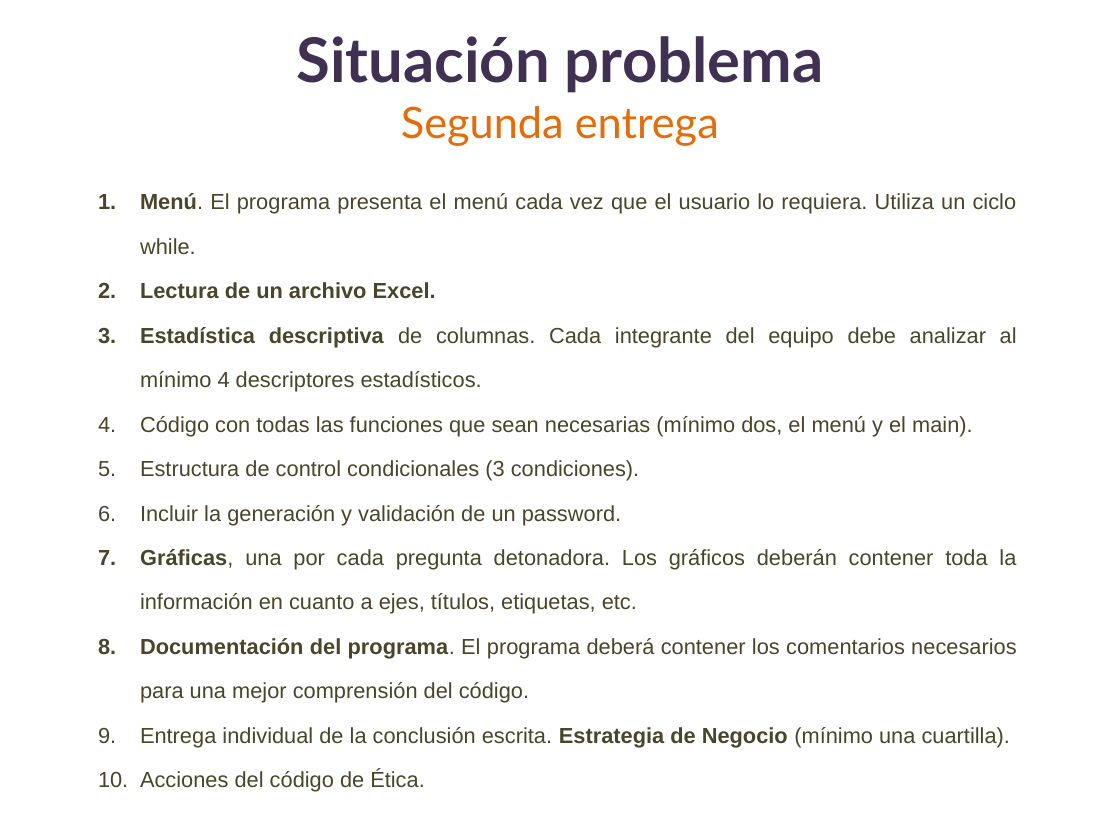
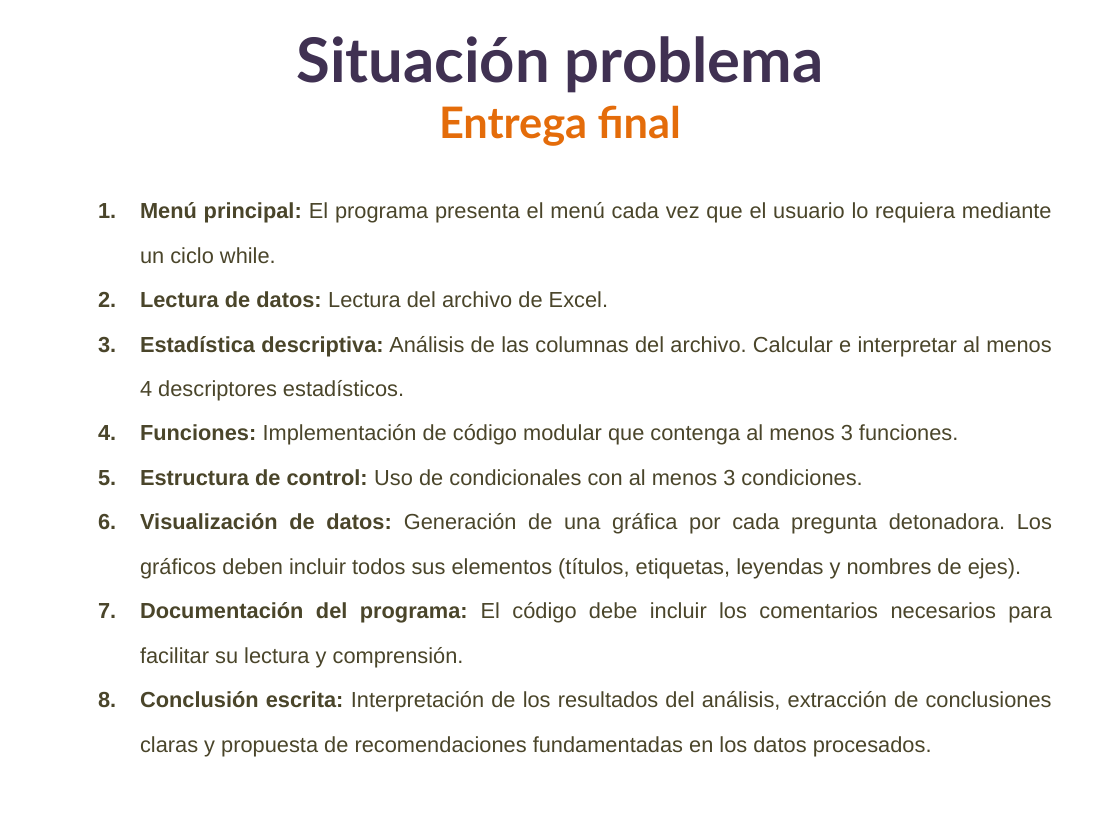
Before and after one commit to lizetheP/PensamientoC, a slide deck: slide 7 of CalendarioAgo2026/proyecto/SITUACION_PROBLEMA.pptx (slide 6 before the commit). Drawn at 1120x840 pixels with LibreOffice and Linux fonts; fonts in the diff are those of the drawing. Boxes give left, top, right and bottom in pixels: in the first picture for what was removed or moved away, otherwise in the second. Text is boxed around its words. In the diff, an @@ line names an element or a change of style, - is before the commit and + after.

```diff
--- a/CalendarioAgo2026/proyecto/SITUACION_PROBLEMA.pptx
+++ b/CalendarioAgo2026/proyecto/SITUACION_PROBLEMA.pptx
@@ title at box(296, 36, 823, 146): text changed @@
-Situación problema
-Segunda entrega
+Situación problema
+Entrega final
@@ text at box(140, 202, 1052, 756): text changed @@
-  1. Menú. El programa presenta el menú cada vez que el usuario lo requiera. Utiliza un ciclo while.
-  2. Lectura de un archivo Excel.
-  3. Estadística descriptiva de columnas. Cada integrante del equipo debe analizar al mínimo 4 descriptores estadísticos.
-  4. Código con todas las funciones que sean necesarias (mínimo dos, el menú y el main).
-  5. Estructura de control condicionales (3 condiciones).
-  6. Incluir la generación y validación de un password.
-  7. Gráficas, una por cada pregunta detonadora. Los gráficos deberán contener toda la información en cuanto a ejes, títulos, etiquetas, etc.
-  8. Documentación del programa. El programa deberá contener los comentarios necesarios para una mejor comprensión del código.
-  9. Entrega individual de la conclusión escrita. Estrategia de Negocio (mínimo una cuartilla).
-  10. Acciones del código de Ética.
+  1. Menú principal: El programa presenta el menú cada vez que el usuario lo requiera mediante un ciclo while.
+  2. Lectura de datos: Lectura del archivo de Excel.
+  3. Estadística descriptiva: Análisis de las columnas del archivo. Calcular e interpretar al menos 4 descriptores estadísticos.
+  4. Funciones: Implementación de código modular que contenga al menos 3 funciones.
+  5. Estructura de control: Uso de condicionales con al menos 3 condiciones.
+  6. Visualización de datos: Generación de una gráfica por cada pregunta detonadora. Los gráficos deben incluir todos sus elementos (títulos, etiquetas, leyendas y nombres de ejes).
+  7. Documentación del programa: El código debe incluir los comentarios necesarios para facilitar su lectura y comprensión.
+  8. Conclusión escrita: Interpretación de los resultados del análisis, extracción de conclusiones claras y propuesta de recomendaciones fundamentadas en los datos procesados.
```
Also in this commit, not shown: 12 other slides changed, 2 slides added, 5 slides removed, 7 other files.
